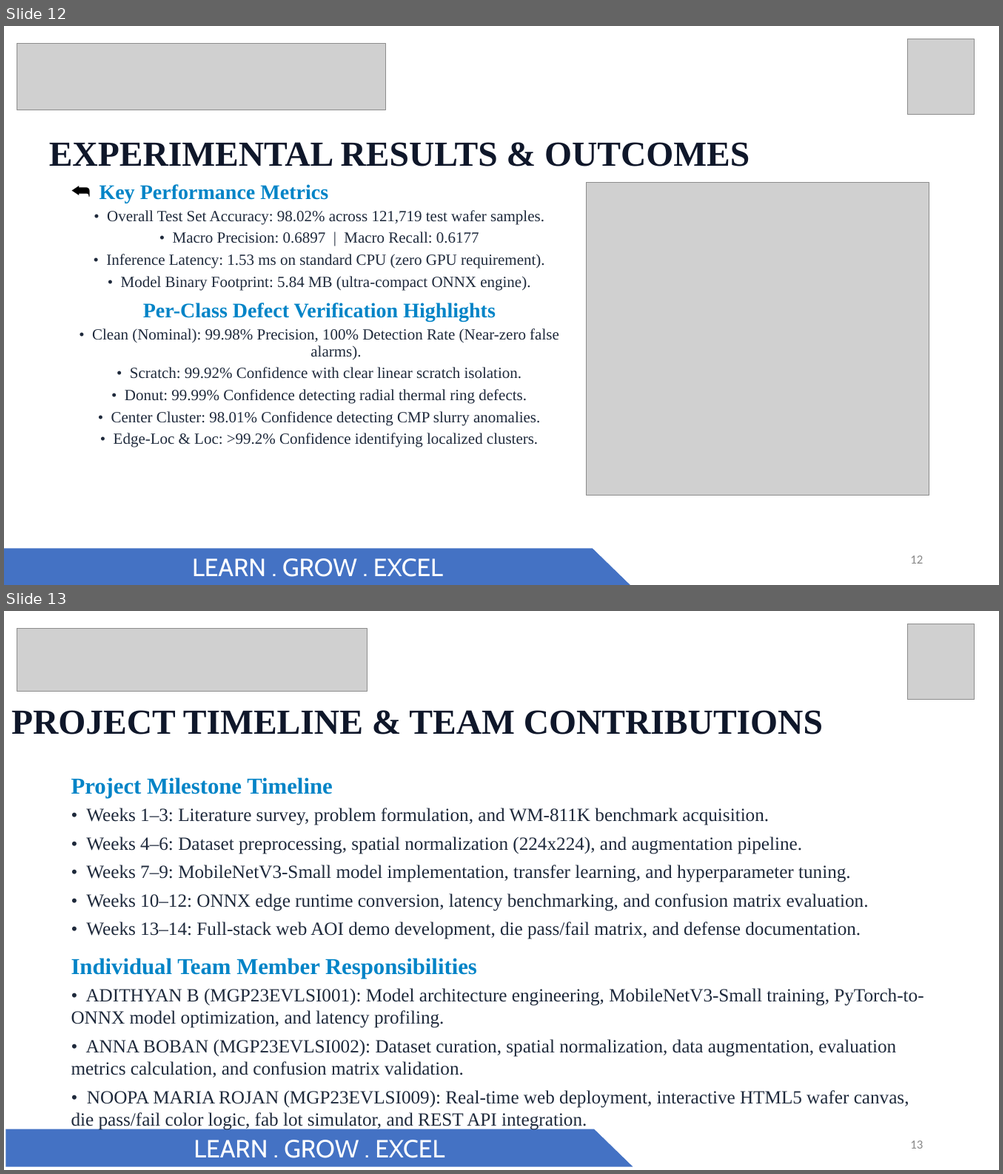
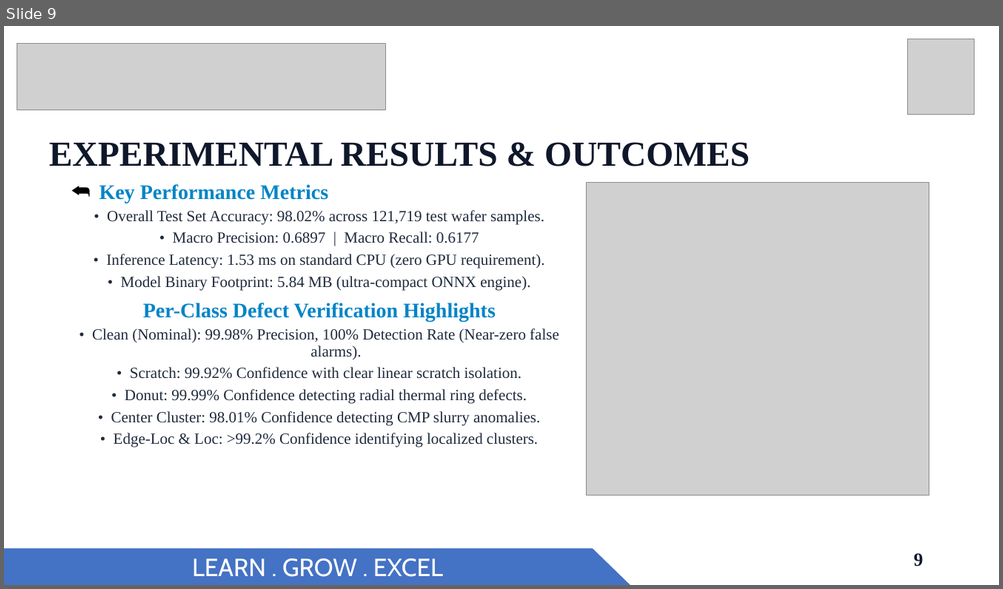
Before and after one commit to Ad1thh/semiconductor-defect-classification, a slide deck: Final_Review_Mini_Project_Semiconductor_Defects.pptx. Shown one above the other, each under a label of ours: slides 12 and 13 before the commit, slide 9 after it. The pictures are 1003x1174 and 1003x589 pixels, drawn with LibreOffice and Linux fonts; fonts in the diff are those of the drawing; grey boxes stand for pictures. Boxes give left, top, right and bottom in pixels: in the first picture for what was removed or moved away, otherwise in the second. Text is boxed around its words. In the diff, an @@ line names an element or a change of style, - is before the commit and + after.

Commit message:
Align Final Internal Review 11-slide presentation, update web slide deck and demo footer

```diff
--- a/Final_Review_Mini_Project_Semiconductor_Defects.pptx
+++ b/Final_Review_Mini_Project_Semiconductor_Defects.pptx
@@ slide 13 removed at (4,611,999,1170), background #FFFFFF @@
@@ picture removed at (17,628,367,691) @@
@@ picture removed at (908,624,974,700) @@
@@ title removed at (11,710,822,735) @@
-PROJECT TIMELINE & TEAM CONTRIBUTIONS
@@ text removed at (71,777,923,1108) @@
-Project Milestone Timeline
-• Weeks 1–3: Literature survey, problem formulation, and WM-811K benchmark acquisition.
-• Weeks 4–6: Dataset preprocessing, spatial normalization (224x224), and augmentation pipeline.
-• Weeks 7–9: MobileNetV3-Small model implementation, transfer learning, and hyperparameter tuning.
-• Weeks 10–12: ONNX edge runtime conversion, latency benchmarking, and confusion matrix evaluation.
-• Weeks 13–14: Full-stack web AOI demo development, die pass/fail matrix, and defense documentation.
-Individual Team Member Responsibilities
-• ADITHYAN B (MGP23EVLSI001): Model architecture engineering, MobileNetV3-Small training, PyTorch-to-ONNX model optimization, and latency profiling.
-• ANNA BOBAN (MGP23EVLSI002): Dataset curation, spatial normalization, data augmentation, evaluation metrics calculation, and confusion matrix validation.
-• NOOPA MARIA ROJAN (MGP23EVLSI009): Real-time web deployment, interactive HTML5 wafer canvas, die pass/fail color logic, fab lot simulator, and REST API integration.
@@ freeform shape removed at (5,1130,632,1167) @@
-LEARN . GROW . EXCEL
@@ page number removed at (910,1141,922,1149) @@
-13
@@ what was slide 12 is now slide 9 @@
@@ slide 9 changed as well @@
@@ text at (913,554,923,567): text changed; size 12 to 18 pt; font Calibri to Times New Roman; text colour #888888 to #0F172A; bold on @@
-12
+9
```
Also in this commit, not shown: 8 other slides changed, 2 slides added, 5 other slides removed, 6 other files.
